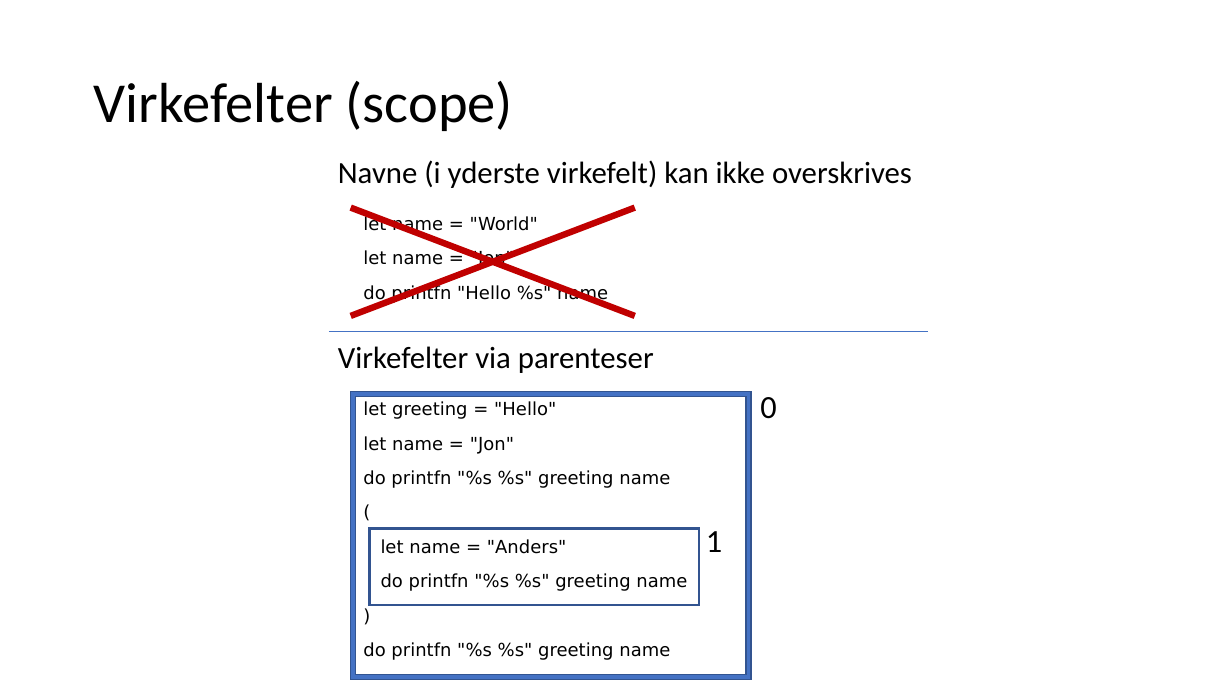
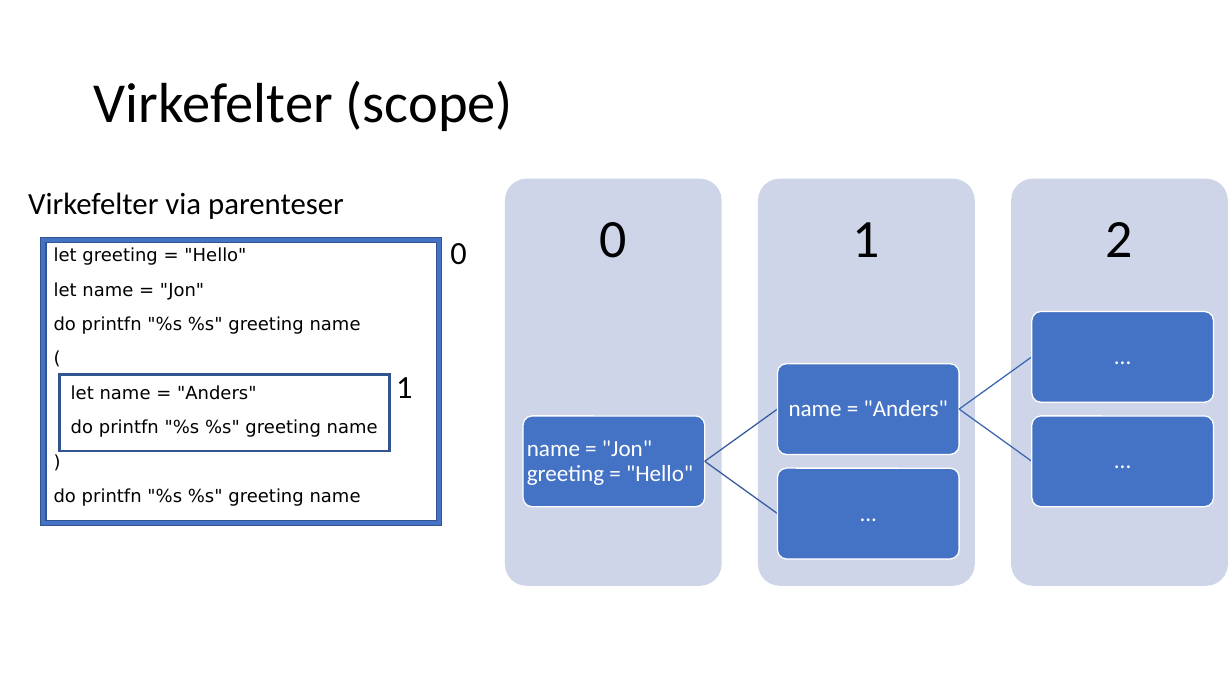
Before and after one commit to fisterloegsovs/pop22, a slide deck: slide 3 of lectures/3.2FunctionsNPrintf/lecture.pptx (slide 9 before the commit). Drawn at 1232x693 pixels with LibreOffice and Linux fonts; fonts in the diff are those of the drawing. Boxes give left, top, right and bottom in pixels: in the first picture for what was removed or moved away, otherwise in the second. Text is boxed around its words. In the diff, an @@ line names an element or a change of style, - is before the commit and + after.

```diff
--- a/lectures/3.2FunctionsNPrintf/lecture.pptx
+++ b/lectures/3.2FunctionsNPrintf/lecture.pptx
@@ text removed at bbox=[338, 160, 912, 188] @@
-Navne (i yderste virkefelt) kan ikke overskrives
@@ line removed from (351, 316) to (635, 208) @@
@@ line removed from (351, 208) to (635, 316) @@
@@ text removed at bbox=[363, 216, 608, 303] @@
-let name = "World"
-let name = "Jon"
-do printfn "Hello %s" name
@@ line removed from (329, 332) to (928, 332) @@
@@ 4 texts, 2 frames: place and size @@
-4 texts, 2 frames at bbox=[338, 346, 776, 680]
+4 texts, 2 frames at bbox=[28, 192, 466, 526]
@@ group added at bbox=[505, 178, 1228, 586]: 8 rounded rectangles, 8 texts, 4 freeform shapes @@
+2
+1
+0
+name = "Jon"
+greeting = "Hello"
+name = "Anders"
+...
+...
+...
```
Also in this commit, not shown: 1 other slide changed, 6 slides added, 6 slides removed, 3 other files.
